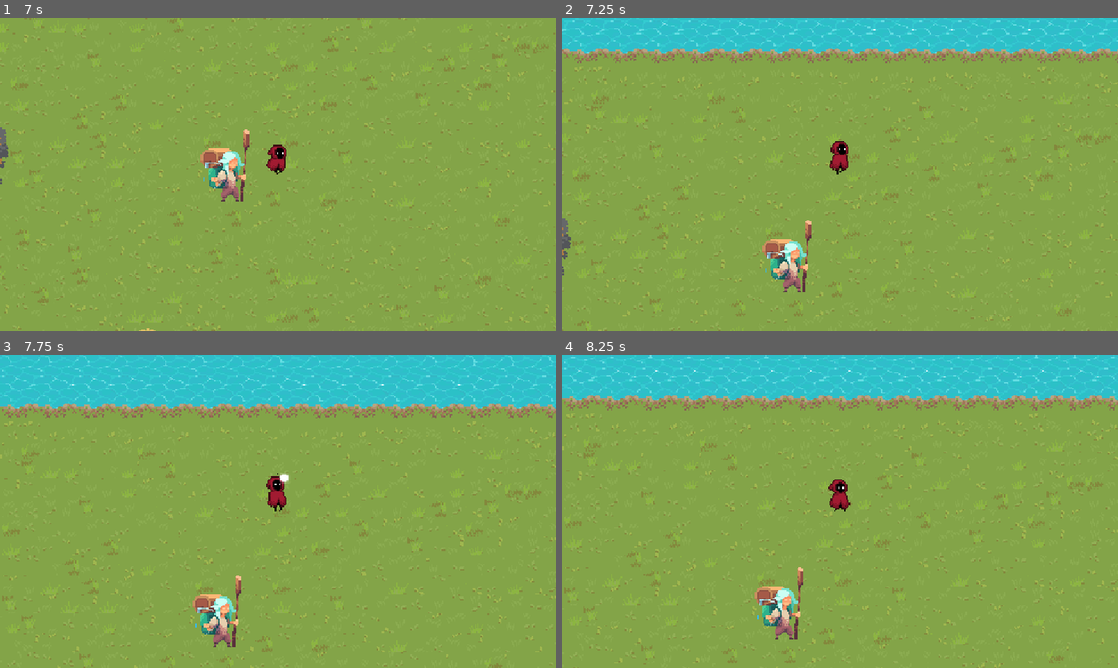
Above: before the commit, frames 1-4 (two rows, left to right).
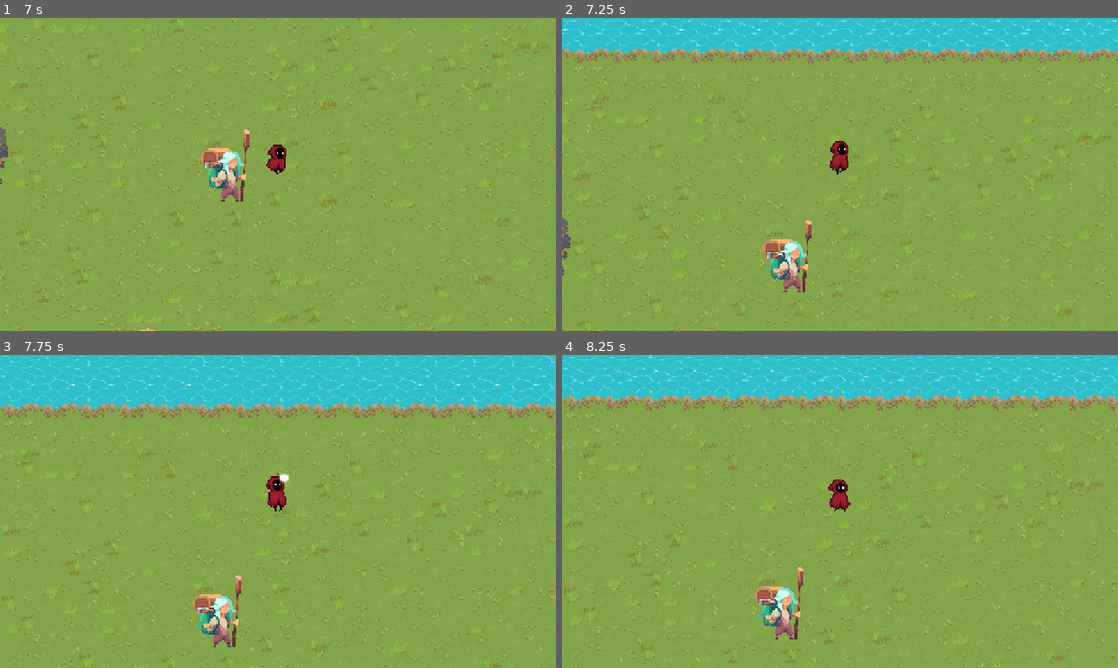
Above: after the commit, the same moments.

Repository: nxtdv/projectb_godot
Game: Godot game, scene res://scenes/main.tscn
Same seed, same stepped clock (60 frames per second), same inputs: the game is played once before the commit and once after it.
Inputs (mouse positions are in pixels of both pictures, inside the frame that each line leads up to):
- Up to frame 1 (7 s): tap Enter (ui_accept) at 0.5, 0.77, 1.52, 3.02, 3.77, 4.52, 6.02, 6.77 s; move the mouse to (400, 158) at 0.52 s; hold D (Right) 0.53-1.28 s; click (400, 158) at 0.6 s; move the mouse to (166, 190) at 1.27 s; hold S (Down) 1.28-2.03 s; tap E (Interact) at 1.35, 3.6, 5.85 s; move the mouse to (333, 105) at 2.02 s; hold D (Right) 2.03-2.78 s; hold Shift (Sprint) 2.03-2.78 s; move the mouse to (250, 237) at 2.77 s; hold W (Up) 2.78-3.53 s; click (250, 237) at 2.85 s; move the mouse to (444, 221) at 3.52 s; hold A (Left) 3.53-5.03 s; move the mouse to (111, 127) at 4.27 s; tap Shift (Sprint) at 4.35 s; move the mouse to (305, 174) at 5.02 s; hold S (Down) 5.03-5.78 s; click (305, 174) at 5.1 s; move the mouse to (194, 96) at 5.77 s; hold D (Right) 5.78-6.53 s; move the mouse to (400, 158) at 6.52 s; hold W (Up) from 6.53 s (still down); hold Shift (Sprint) from 6.53 s (still down)
- Up to frame 2 (7.25 s): keep holding W (Up); keep holding Shift (Sprint)
- Up to frame 3 (7.75 s): move the mouse to (166, 527) at 7.27 s; release W (Up) at 7.28 s; release Shift (Sprint) at 7.28 s; hold D (Right) from 7.28 s (still down); click (166, 527) at 7.35 s; tap Enter (ui_accept) at 7.52 s
- Up to frame 4 (8.25 s): move the mouse to (895, 442) at 8.02 s; release D (Right) at 8.03 s; hold S (Down) from 8.03 s (still down); tap E (Interact) at 8.1 s

Frame 1 is identical in both runs. In frame 2, 0.3% of the frame differs, in the area x 0-100%, y 0-10%; in frame 3, 0.3%, in the area x 0-100%, y 0-15%; in frame 4, 0.3%.
Error in both runs: Invalid access to property or key 'body_entered' on a base object of type 'null instance'. (res://scripts/npc_1.gd:26)

Commit message:
feat(project): add UIManager autoload and update project settings
- registered UIManager as an autoload singleton for managing UI globally
- added `ui_layer` to global group settings for better scene organization

Diff:
--- a/project.godot
+++ b/project.godot
@@ -15,6 +15,10 @@
 config/features=PackedStringArray("4.4", "Forward Plus")
 config/icon="res://icon.svg"
 
+[autoload]
+
+UIManager="*res://scripts/ui_manager.gd"
+
 [display]
 
 window/stretch/mode="canvas_items"
@@ -22,6 +26,7 @@
 [global_group]
 
 player=""
+ui_layer=""
 
 [input]
 
